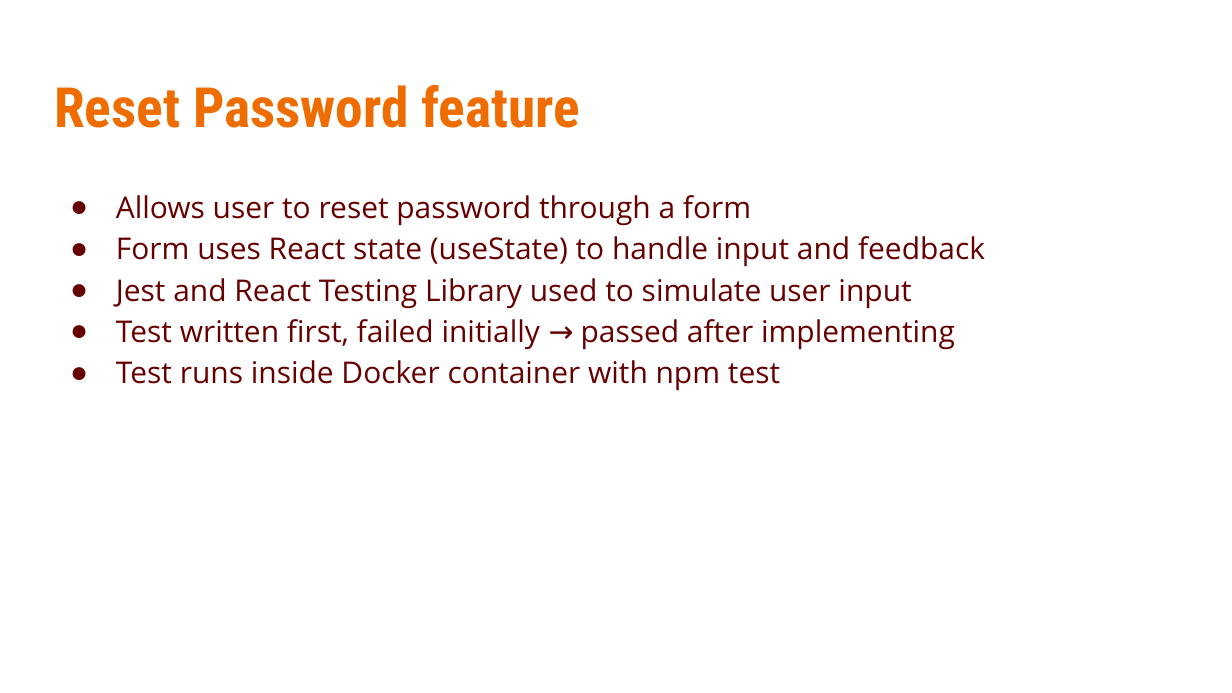
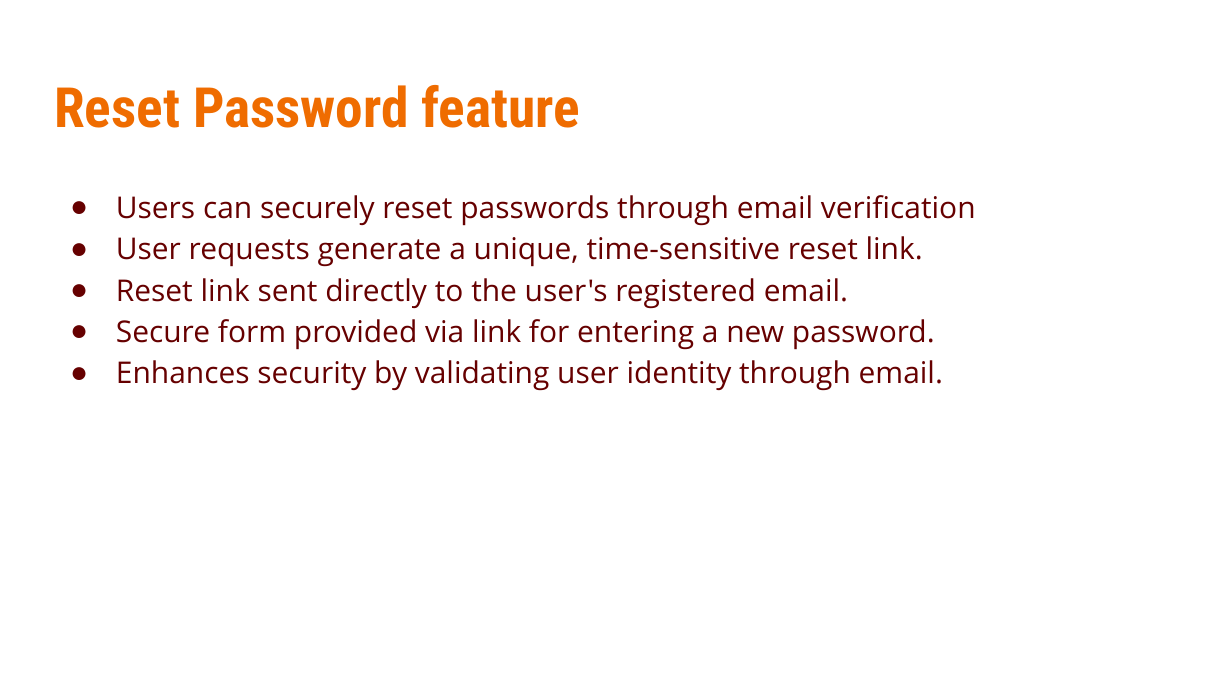
Before and after one commit to BUMETCS673/CS673OLSum25Team3, a slide deck: slide 7 of doc/CS673_presentation2_team3.pptx. Drawn at 1232x693 pixels with LibreOffice and Linux fonts; fonts in the diff are those of the drawing. Boxes give left, top, right and bottom in pixels: in the first picture for what was removed or moved away, otherwise in the second. Text is boxed around its words. In the diff, an @@ line names an element or a change of style, - is before the commit and + after.

```diff
--- a/doc/CS673_presentation2_team3.pptx
+++ b/doc/CS673_presentation2_team3.pptx
@@ text at [116,195,976,391]: text changed @@
-● Allows user to reset password through a form
-● Form uses React state (useState) to handle input and feedback
-● Jest and React Testing Library used to simulate user input
-● Test written first, failed initially → passed after implementing
-● Test runs inside Docker container with npm test
+● Users can securely reset passwords through email verification
+● User requests generate a unique, time-sensitive reset link.
+● Reset link sent directly to the user's registered email.
+● Secure form provided via link for entering a new password.
+● Enhances security by validating user identity through email.
```
Also in this commit, not shown: 1 other slide changed, 6 other files.
